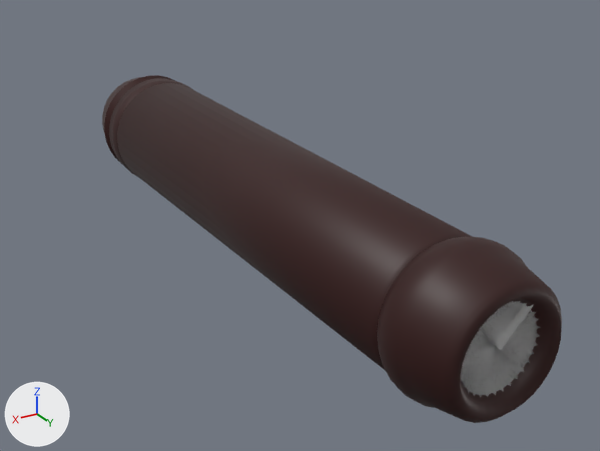
The glTF model assets/models/items/dots.glb, before and after one commit.
Rendered twice from a camera (50 mm lens) standing at (0.156, 0.377, 0.128) and looking at (-0.023, 0.078, -0.021). Arrows for +X, +Y and +Z are at lower left; the lights stay in place. The first picture is the older version. Where no turn or scale is listed for an object, it has been applied to the vertices.
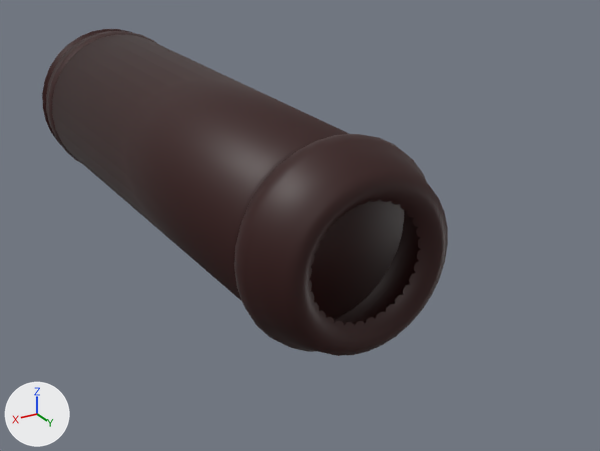
Location of each change, [x1, y1, x2, y2] in pixels of the pictures (600 x 451 px):
'Sphere', moved, rescaled (12% narrower, 6% shorter): before [102, 75, 562, 423]; after [42, 29, 448, 356]
'Cube', deleted: before [461, 301, 539, 398]

Patch to the scene script:
```diff
--- a/assets/models/items/dots.glb.py
+++ b/assets/models/items/dots.glb.py
@@ ob_sphere @@
 ob_sphere = bpy.data.objects.new('Sphere', me_sphere)
-ob_sphere.location = (0.0, -0.0362, 0.0)
+ob_sphere.location = (0.0, -0.1028, 0.0)
 ob_sphere.rotation_euler = (1.571, 0.0, 3.142)  # degrees (90, 0, 180)
-ob_sphere.scale = (-0.0275, -0.0275, -0.0203)
+ob_sphere.scale = (-0.0423, -0.0423, -0.0203)
@@ ob_cube @@
-ob_cube = bpy.data.objects.new('Cube', me_cube_002)
-ob_cube.location = (0.0, 0.2258, 0.0)
```
